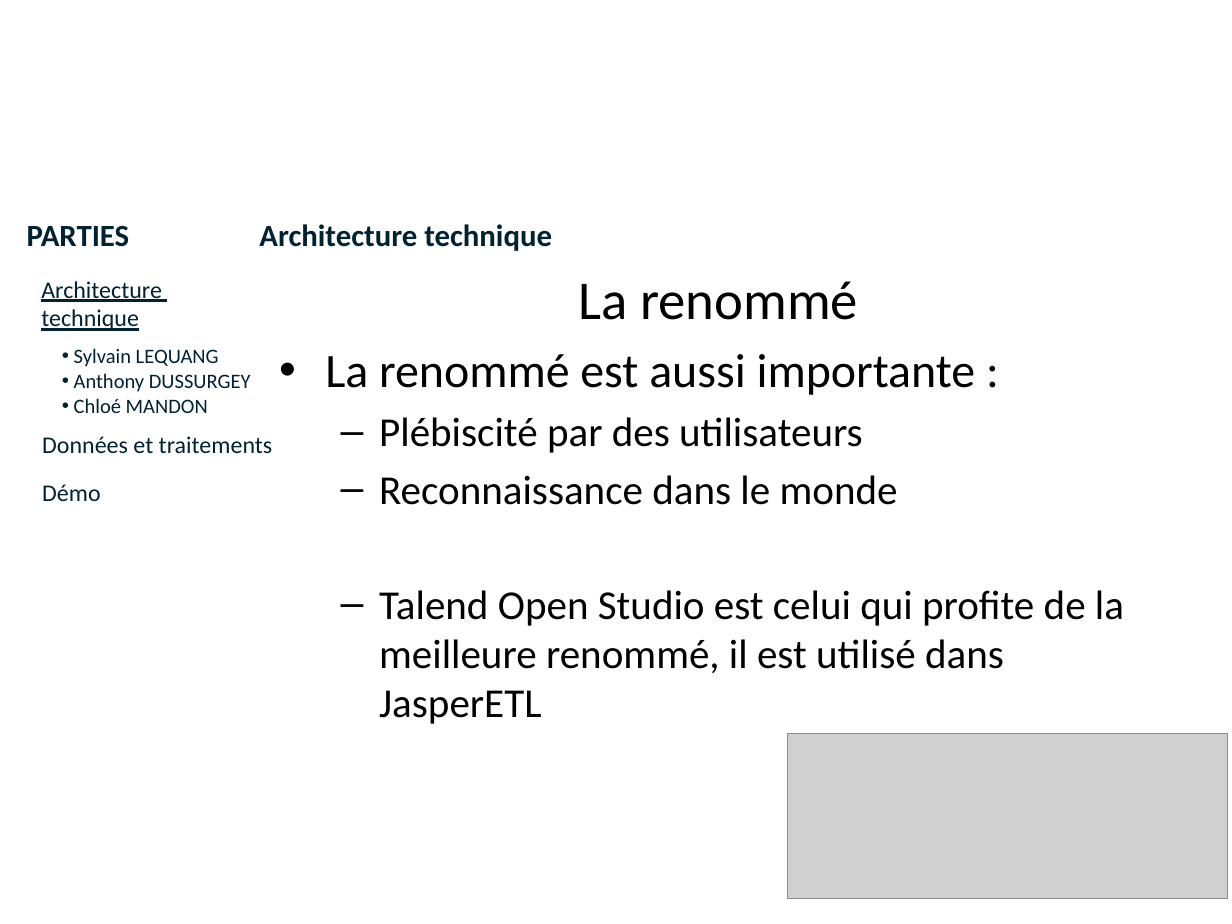
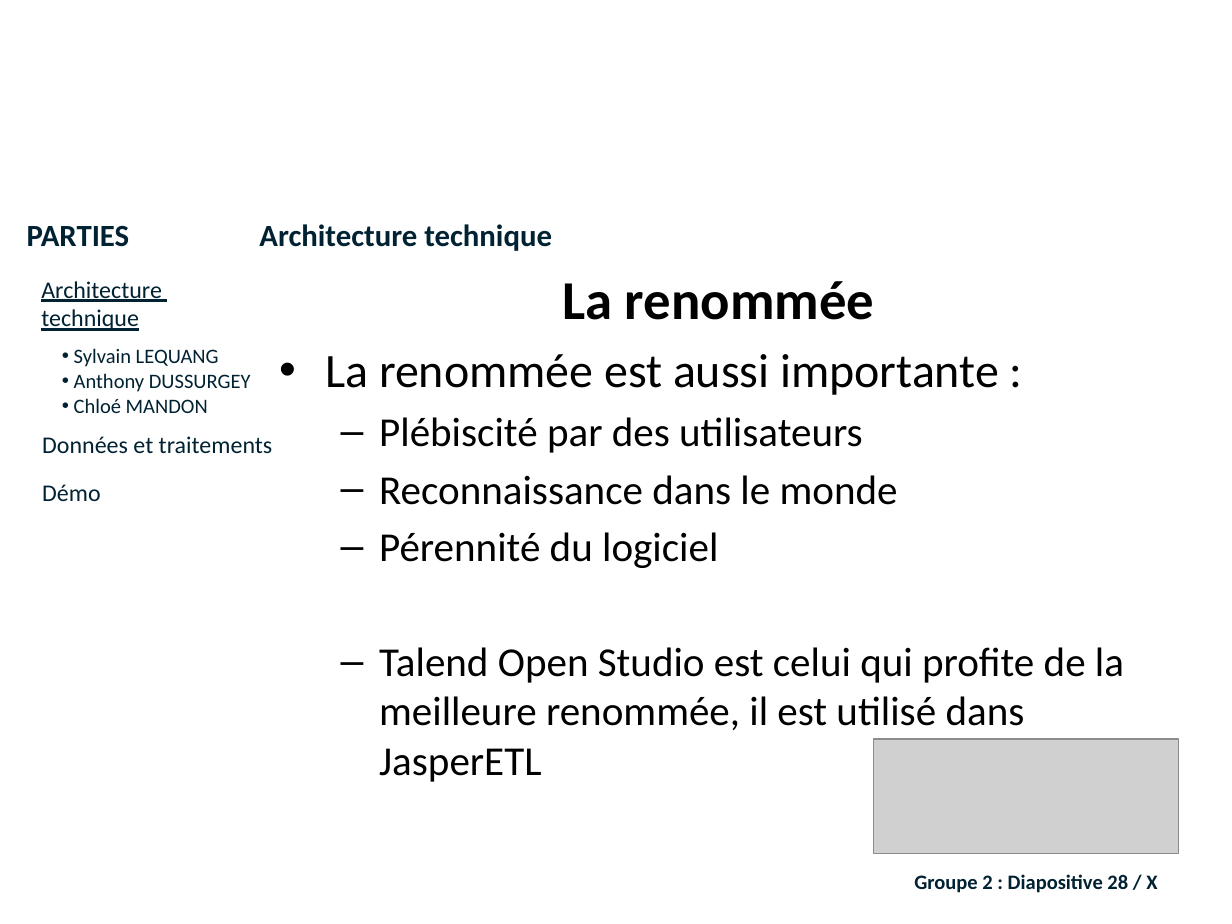
Before and after one commit to lobtec/dartiesgroupe2, a slide deck: slide 28 of PROJET/Soutenance Finale/Présentation finale.pptx (slide 37 before the commit). Drawn at 1232x924 pixels with LibreOffice and Linux fonts; fonts in the diff are those of the drawing; grey boxes stand for pictures; background and template pictures are left out. Boxes give left, top, right and bottom in pixels: in the first picture for what was removed or moved away, otherwise in the second. Text is boxed around its words. In the diff, an @@ line names an element or a change of style, - is before the commit and + after.

```diff
--- a/PROJET/Soutenance Finale/Présentation finale.pptx
+++ b/PROJET/Soutenance Finale/Présentation finale.pptx
@@ text at [325,281,999,395]: text changed @@
-La renommé
-• La renommé est aussi importante :
+La renommée
+• La renommée est aussi importante :
@@ text at [379,532,1124,782]: text changed @@
-  – Talend Open Studio est celui qui profite de la meilleure renommé, il est utilisé dans JasperETL
+  – Pérennité du logiciel
+  – Talend Open Studio est celui qui profite de la meilleure renommée, il est utilisé dans JasperETL
@@ picture: place and size @@
-picture at [787,733,1228,898]
+picture at [873,739,1178,854]
@@ text added at [914,874,1157,893], 12 pt, text #002232, bold @@
+Groupe 2 : Diapositive 28 / X
```
Also in this commit, not shown: 31 other slides changed, 20 slides added, 42 slides removed.
